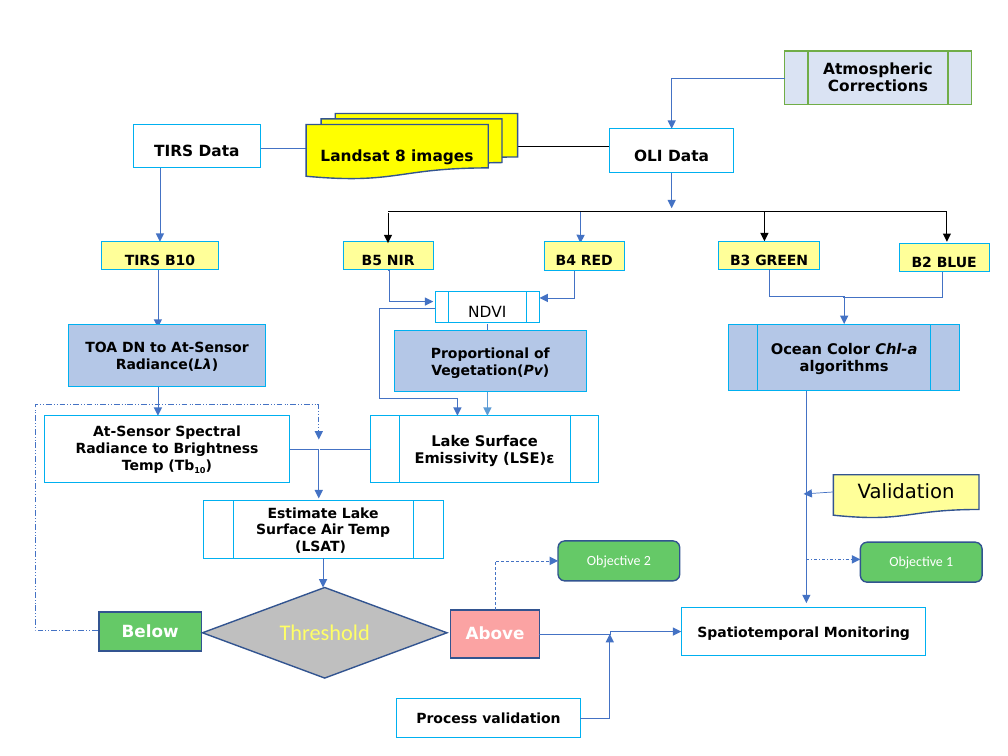
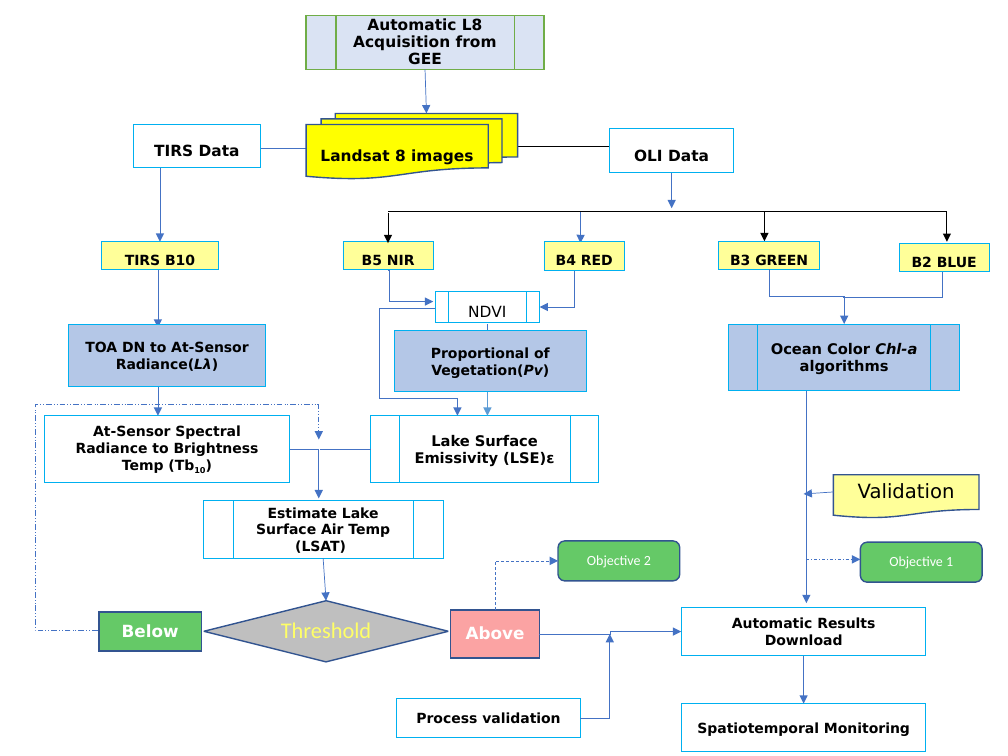
Before and after one commit to OkomoJacob/FinalYearProject, a slide deck: slide 8 of Dr. E Nduati, Superviser/Submissions/ENC222-0149_2017_OKOMO_JACOB_OKELLO_V3.pptx. Drawn at 1008x756 pixels with LibreOffice and Linux fonts; fonts in the diff are those of the drawing. Boxes give left, top, right and bottom in pixels: in the first picture for what was removed or moved away, otherwise in the second. Text is boxed around its words. In the diff, an @@ line names an element or a change of style, - is before the commit and + after.

```diff
--- a/Dr. E Nduati, Superviser/Submissions/ENC222-0149_2017_OKOMO_JACOB_OKELLO_V3.pptx
+++ b/Dr. E Nduati, Superviser/Submissions/ENC222-0149_2017_OKOMO_JACOB_OKELLO_V3.pptx
@@ flow chart predefined process added at (x1=306, y1=16, x2=544, y2=70), fill #DAE3F3, outline #70AD47 1 pt, 11 pt, text #000000, bold @@
+Automatic L8 Acquisition from GEE
@@ flow chart predefined process removed at (x1=784, y1=51, x2=971, y2=105) @@
-Atmospheric Corrections
@@ arrow added from (425, 70) to (426, 114), #4472C4 0.5 pt @@
@@ elbow arrow removed from (784, 78) to (671, 129) @@
@@ elbow arrow moved from (575, 267) - (539, 298) to (575, 267) - (539, 307) @@
@@ arrow moved from (324, 558) - (324, 588) to (324, 558) - (326, 601) @@
@@ diamond "Threshold" resized from (x1=203, y1=588, x2=448, y2=678) to (x1=204, y1=601, x2=449, y2=662) @@
@@ rectangle added at (x1=681, y1=608, x2=926, y2=656), fill #FFFFFF, outline #00B0F0 0.5 pt, 10 pt, text #000000, bold @@
+Automatic Results Download
@@ arrow added from (803, 656) to (803, 704), #4472C4 0.5 pt @@
@@ rectangle "Spatiotemporal Monitoring" moved from (x1=681, y1=608, x2=926, y2=656) to (x1=681, y1=704, x2=926, y2=752) @@
```
Also in this commit, not shown: 8 other slides changed, 8 slides added, 3 slides removed, 1 other file.
